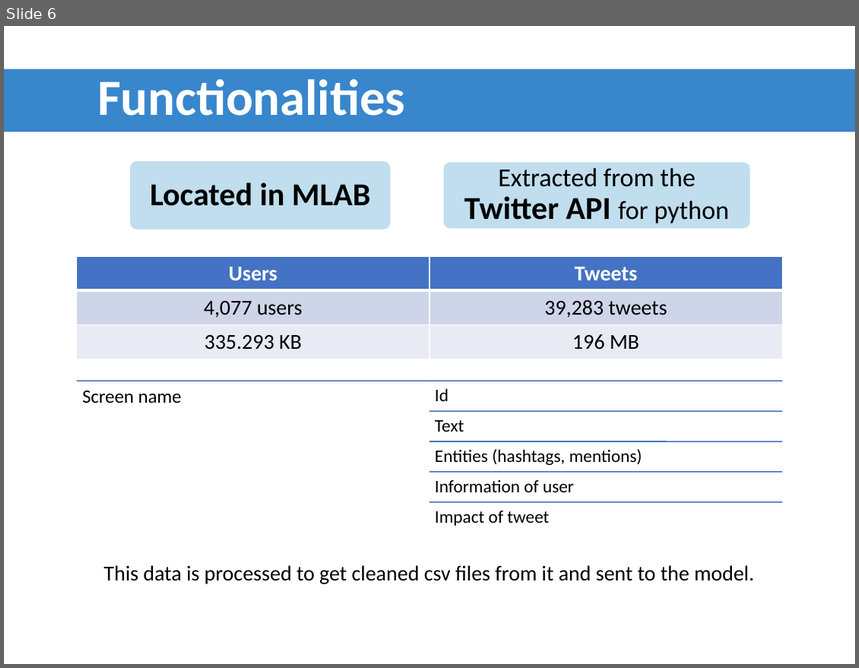
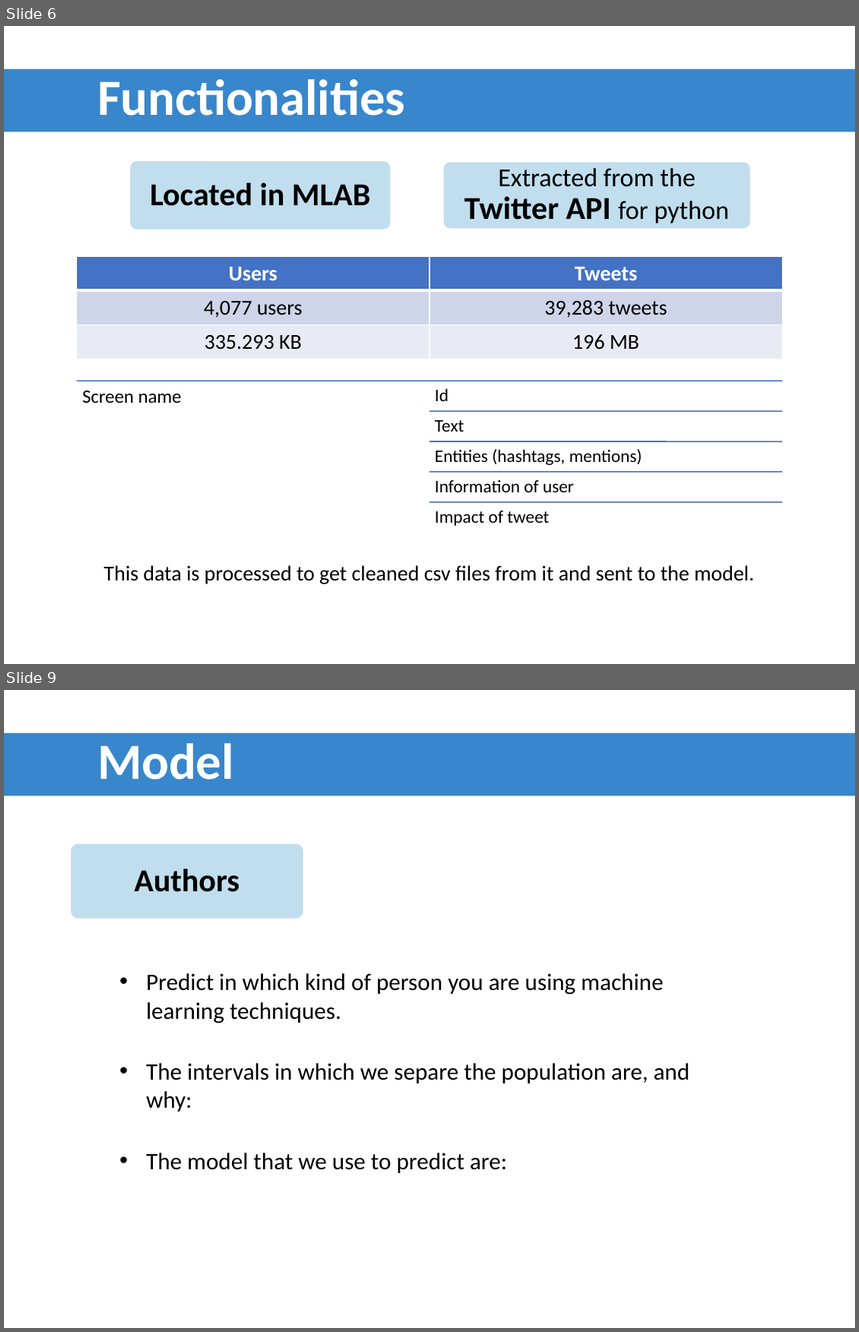
Before and after one commit to ADS2018UB/tweempact, a slide deck: Presentation/development.pptx. Shown one above the other, each under a label of ours: slide 6 before the commit, slides 6 and 9 after it; the slides between them are not shown. The pictures are 859x668 and 859x1332 pixels, drawn with LibreOffice and Linux fonts; fonts in the diff are those of the drawing; background and template pictures are left out. Boxes give left, top, right and bottom in pixels: in the first picture for what was removed or moved away, otherwise in the second. Text is boxed around its words. In the diff, an @@ line names an element or a change of style, - is before the commit and + after.

```diff
--- a/Presentation/development.pptx
+++ b/Presentation/development.pptx
@@ slide 9 added at [4,690,855,1328], background picture (left out) @@
@@ rectangle added at [4,733,855,796], fill #3886CC, 42.9 pt, text #FFFFFF, bold @@
+Model
@@ rounded rectangle added at [70,844,303,919], fill #C0DEED, outline #FFFFFF 1 pt @@
@@ text added at [134,869,240,892], 27 pt, text #000000, bold @@
+Authors
@@ text added at [146,973,663,1024], 20 pt, text #000000 @@
+• Predict in which kind of person you are using machine learning techniques.
@@ text added at [146,1063,690,1112], 20 pt, text #000000 @@
+• The intervals in which we separe the population are, and why:
@@ text added at [146,1153,507,1173], 20 pt, text #000000 @@
+• The model that we use to predict are:
```
Also in this commit, not shown: 3 other slides added.
